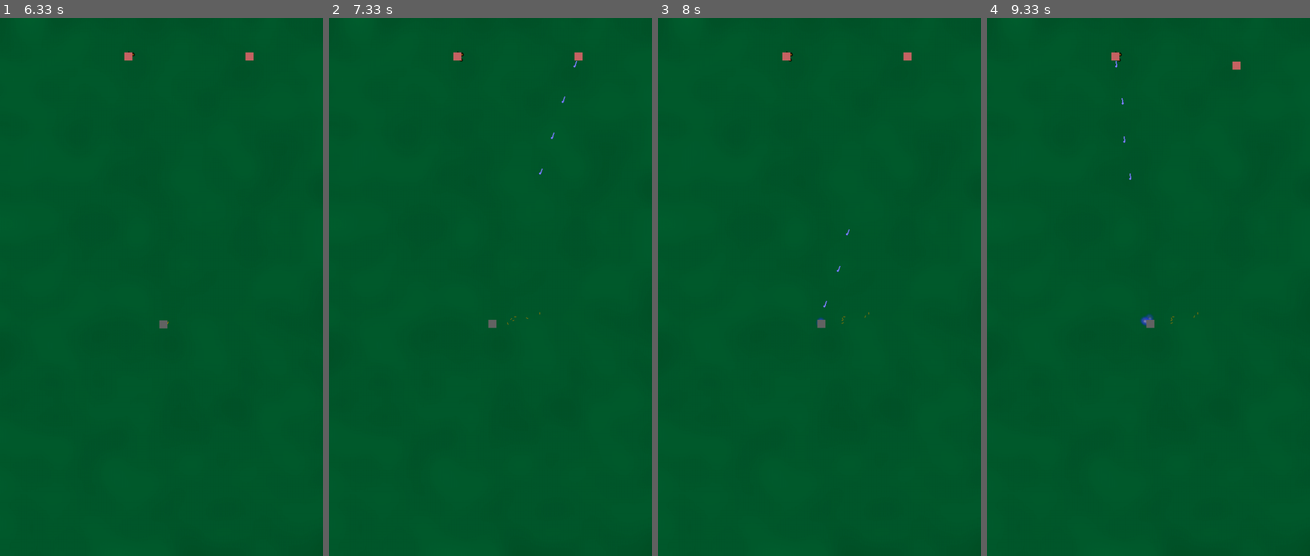
Above: before the commit, frames 1-4 (left to right).
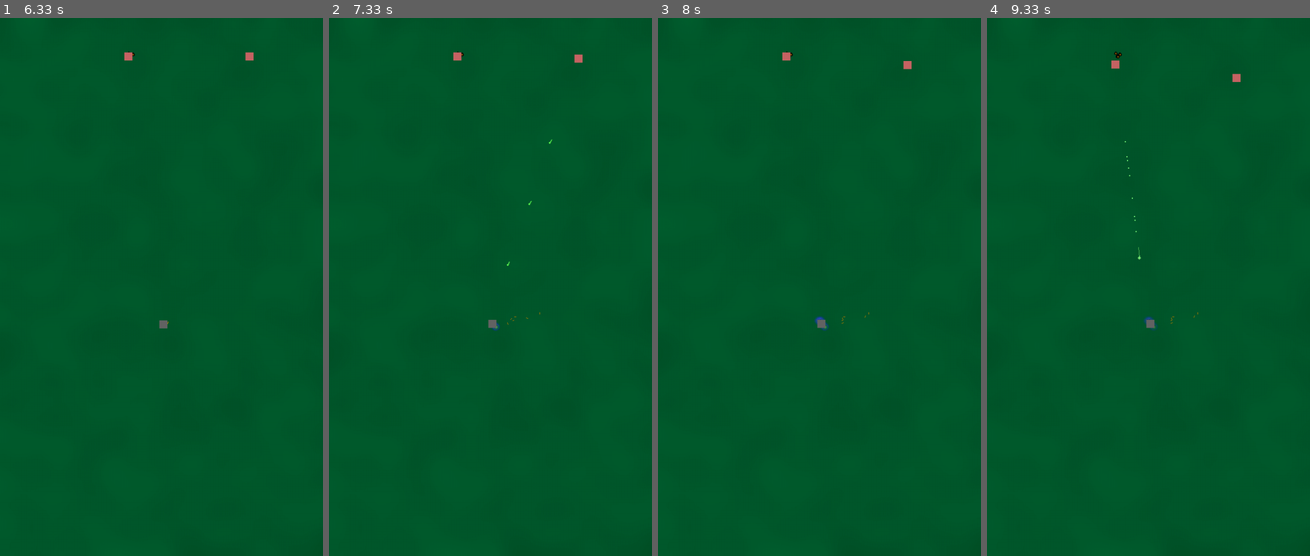
Above: after the commit, the same moments.

Repository: SNIPRS/mnb_halo
Game: pygame game, started from main.py
Two runs of this game, one before a commit and one after it. Both use one fixed random seed, a clock stepped at 60 frames per second and the inputs below.
Inputs (mouse positions are in pixels of both pictures, inside the frame that each line leads up to):
- Up to frame 1 (6.33 s): click (164, 453) at 0.38 s; click (161, 324) at 0.72 s
- Up to frame 2 (7.33 s): no input
- Up to frame 3 (8 s): no input
- Up to frame 4 (9.33 s): no input

Frame 1 is identical in both runs. In frame 2, less than 0.1% of the frame differs, in the area x 40-79%, y 6-59%; in frame 3, 0.1%; in frame 4, 0.3%, in the area x 38-79%, y 6-59%.

Commit message:
plasma pistol

Diff:
--- a/ai/character_ai.py
+++ b/ai/character_ai.py
@@ -74,7 +74,8 @@
         self.char.dstx = self.char.x
         self.char.dsty = G.HEIGHT + 100
         G.CHARS_ALL.add(self.char)
-        self.weapon = choice((WeapNeedler(), WeapPlasmaRifle()))
+        self.weapon = choice((WeapNeedler(), WeapPlasmaRifle(), WeapPlasmaPistol()))
+        self.weapon = WeapPlasmaPistol()
         self.weapon_manager = WeaponManager(self.char, self.weapon)
 
     def _update_desination(self):
--- a/main.py
+++ b/main.py
@@ -38,7 +38,6 @@
         for eff in G.FIRING_EFFECTS:
             eff.frame()
 
-
         pygame.display.update()
         G.CLOCK.tick(G.FPS)
 
--- a/sprite/decal.py
+++ b/sprite/decal.py
@@ -17,6 +17,21 @@
         if self.duration < 0:
             self.kill()
 
+class DecalPoint(Decal):
+    def __init__(self, start: Tuple[float, float], duration: Optional[int] = 0.5 * G.FPS,
+                 colour = 'green', r = 1, decay = True):
+        super().__init__(start, duration)
+        self.start = start
+        self.duration = duration
+        self.colour = colour
+        self.r = r
+        self.alpha = 255
+
+    def frame(self):
+        pygame.draw.circle(G.WINDOW, self.colour, self.start, self.r)
+        self.duration -= 1
+        if self.duration < 0:
+            self.kill()
 
 class DecalBulletCasing(Decal):
     def __init__(self, start: Tuple[float, float], direction: Tuple[float, float], duration: int = 7*G.FPS,
@@ -129,7 +144,7 @@
         fname = f'assets/decals/explosion/plasma_mark/{colour}.png'
         self.imgb = pygame.image.load(fname).convert_alpha()
         self.startb = center_rect(self.imgb.get_rect(), *start)
-        self.startb = self.startb[0]-1, self.startb[1]-1 # idk why
+        self.startb = self.startb[0], self.startb[1] # idk why
         self.decay_timeb = decay_time
         self.alph_decayb = 255 // decay_time
         self.alphb = 255
--- a/sprite/projectile.py
+++ b/sprite/projectile.py
@@ -3,6 +3,7 @@
 from math import ceil
 from typing import Tuple, Optional
 from random import randint, choice
+from collections import deque
 
 import G
 from sprite.decal import *
@@ -60,6 +61,9 @@
             G.DECALS.add(impact)
         elif self.impact_type == 'plasma_burn_blue':
             impact = PlasmaImpact(self.end, colour='blue')
+            G.DECALS.add(impact)
+        elif self.impact_type == 'plasma_burn_green':
+            impact = PlasmaImpact(self.end, colour='green')
             G.DECALS.add(impact)
 
 class ProjectileBullet(Projectile):
@@ -168,8 +172,17 @@
             self.done = True
             self.kill()
 
-class ProjectileShredder(Projectile):
-    pass
+
+class ProjectilePlasmaPistol(ProjectilePlasmaRifle):
+    def __init__(self, start: Tuple[float, float], end: Tuple[float, float], initial_delay: int=0):
+        super().__init__(start, end, initial_delay)
+        self.colour = (50, 180, 50)
+        self.colourl = (100, 255, 100)
+        self.taill = 7
+        self.dmg = 15
+        self.drawr = 2
+        self.impact_type = 'plasma_burn_green'
+
 
 class ProjectileSpark(ProjectileBolt):
     def __init__(self, start, end = None, initial_delay = 0):
@@ -270,6 +283,9 @@
         xp, yp = rect_center(target) if self.target is not None else self.end
         self.dx, self.dy = end[0] - xp, end[1] - yp
 
+    def _draw(self):
+        pygame.draw.circle(G.WINDOW, self.colour, (self.x, self.y), self.drawr)
+
     def frame(self):
         if self.initial_delay > 0:
             self.initial_delay -= 1
@@ -290,7 +306,7 @@
         dis, ux, uy = displacement((self.x, self.y), self.end)
         if dis <= self.speed:
             self.x, self.y = self.end
-            pygame.draw.circle(G.WINDOW, self.colour, (self.x, self.y), self.drawr)
+            self._draw()
             self._damage()
             self._apply_impact()
             self.done = True
@@ -298,7 +314,8 @@
             return
         self.x += ux * self.speed
         self.y += uy * self.speed
-        pygame.draw.circle(G.WINDOW, self.colour, (self.x, self.y), self.drawr)
+        self._draw()
+
 
 
 class ProjectileNeedler(ProjectileTracking):
@@ -333,22 +350,60 @@
         self.end = dstx, dsty
         dis, ux, uy = displacement((self.x, self.y), self.end)
         if dis <= self.speed:
+            self._draw(ux, uy, True)
+            self._damage()
+            self.done = True
+            self.kill()
+            return
+        self.x += ux * self.speed
+        self.y += uy * self.speed
+        self._draw(ux, uy)
+
+    def _draw(self, ux, uy, end=False):
+        if end:
             self.x, self.y = self.end
             pygame.draw.circle(G.WINDOW, self.colour, (self.x, self.y), self.drawr)
-            self._damage()
-            # Apply impact
             circle_params = (self.colour, (self.x, self.y), self.drawr)
             line_params = (self.tail_colour, (self.x, self.y),
                          (self.x - ux*self.tail_len, self.y - uy*self.tail_len))
             impact = NeedlerImpact(self.end, circle_params=circle_params, line_params=line_params)
             G.DECALS.add(impact)
-            self.done = True
-            self.kill()
-            return
-        self.x += ux * self.speed
-        self.y += uy * self.speed
-        # pygame.draw.aaline(G.WINDOW, self.colourl, (self.x, self.y),
-        #                 (self.x - ux*self.lenl, self.y- uy*self.lenl))
+            return
         pygame.draw.circle(G.WINDOW, self.colour, (self.x, self.y), self.drawr)
         pygame.draw.line(G.WINDOW, self.tail_colour, (self.x, self.y),
                          (self.x - ux*self.tail_len, self.y - uy*self.tail_len), width=1)
+
+
+class ProjectilePlasmaOvercharge(ProjectileNeedler):
+    def __init__(self, start: Tuple[float, float], end: Tuple[float, float], initial_delay: int=0,
+                 target: pygame.Rect = None):
+        super().__init__(start, end, initial_delay, target)
+        self.cr = 1
+        self.ccolour = (127, 255, 127)
+        self.r = 3
+        self.colour = (100, 200, 100)
+
+        self.taill = 20
+        self.taills = 5
+        self.tailc = (80, 180, 80)
+
+        self.damage = 80
+        self.speed = 7
+
+        self.spark_prob = 10 / G.FPS
+        # self.sparks = deque() # deque of coordinates
+        self.sparkr = 1
+
+    def _draw(self, ux, uy, end=False):
+        if end:
+            self.x, self.y = self.end
+        pygame.draw.circle(G.WINDOW, self.colour, (self.x, self.y), self.r)
+        pygame.draw.circle(G.WINDOW, self.ccolour, (self.x, self.y), self.cr)
+
+        pygame.draw.line(G.WINDOW, self.tailc, (self.x, self.y),
+                         (self.x - ux*self.taill, self.y - uy*self.taill), width=self.cr)
+        pygame.draw.line(G.WINDOW, self.ccolour, (self.x, self.y),
+                         (self.x - ux*self.taills, self.y - uy*self.taills), width=1)
+        if random() < self.spark_prob:
+            spark = DecalPoint((self.x, self.y), colour=self.ccolour, r=1)
+            G.DECALS.add(spark)
--- a/weapons/weapon.py
+++ b/weapons/weapon.py
@@ -210,6 +210,37 @@
         G.FIRING_EFFECTS.add(proj)
         self.firerate = int(min(self.firerate_orig * 2, self.firerate * self.firerate_decay))
 
+class WeapPlasmaPistol(WeapAssaultRifle):
+    def __init__(self):
+        super().__init__(WEAPON_PLASMA_PISTOL)
+        # HaloR Plasma Repeater
+        self.overcharge_prob = WEAPON_PLASMA_PISTOL['overcharge_probability']
+        self.projectile_overcharge = WEAPON_PLASMA_PISTOL['projectile_overcharge']
+        self.sound_overcharge = WEAPON_PLASMA_PISTOL['sound_overcharge']
+        self.overcharge = False
+
+    def _reset_burst(self):
+        self.firing_timer = self.aim_time
+        self.target_rect = None
+        if random() < self.overcharge_prob:
+            self.overcharge = True
+            self.burst = 1
+        else:
+            self.burst = min(self.mag, randint(*self.burst_range))
+
+    def _shot(self, start: Tuple[float, float], end: Tuple[float, float]):
+        end = self._target_point(start, end)
+        if self.overcharge:
+            G.PLAY_SOUND(self.sound_overcharge)
+            proj = self.projectile_overcharge(start, end, target=self.target_rect)
+            G.FIRING_EFFECTS.add(proj)
+            self.overcharge = False
+            return
+        G.PLAY_SOUND(self.sound_fire)
+        proj = self.projectile(start, end)
+        G.FIRING_EFFECTS.add(proj)
+
+
 class WeapNeedler(WeapAssaultRifle):
     def __init__(self):
         super().__init__(WEAPON_NEEDLER)
@@ -217,6 +248,7 @@
     def _shot(self, start: Tuple[float, float], end: Tuple[float, float]):
         end = self._target_point(start, end)
         G.PLAY_SOUND(self.sound_fire)
+        # proj = ProjectileNeedler(start, end, target=self.target_rect)
         proj = ProjectileNeedler(start, end, target=self.target_rect)
         G.FIRING_EFFECTS.add(proj)
 
--- a/weapons/weapon_stats.py
+++ b/weapons/weapon_stats.py
@@ -83,9 +83,30 @@
     'projectile': ProjectilePlasmaRifle,
 
     'sound_fire': pygame.mixer.Sound("./assets/sounds/pr_fire.wav"),
-    'sound_reload': pygame.mixer.Sound("./assets/sounds/ar_reload.wav"),
+    'sound_reload': pygame.mixer.Sound("./assets/sounds/silence.wav"),
 
     'firerate_decay': 1.1, # Multiplies the delay between shots
+}
+
+WEAPON_PLASMA_PISTOL = {
+    'mag_cap': 100,
+    'firerate': 5,
+    'error': 1.5,
+    'aim_time': 1.5,
+    'reload_time': [0, 0],
+    'burst_range': [3, 7],
+    'subburst_probability': 0.2,
+    'subburst_delay': [0.3, 1.0],
+    'spread_heat': 2.5,
+    'cooldown': [5, 8],
+    'projectile': ProjectilePlasmaPistol,
+
+    'sound_fire': pygame.mixer.Sound("./assets/sounds/pr_fire.wav"),
+    'sound_reload': pygame.mixer.Sound("./assets/sounds/silence.wav"),
+
+    'overcharge_probability': 0.25,
+    'projectile_overcharge': ProjectilePlasmaOvercharge,
+    'sound_overcharge': pygame.mixer.Sound("./assets/sounds/silence.wav"),
 }
 
 WEAPON_NEEDLER = {
Not shown, changed: misc/testing.ipynb
